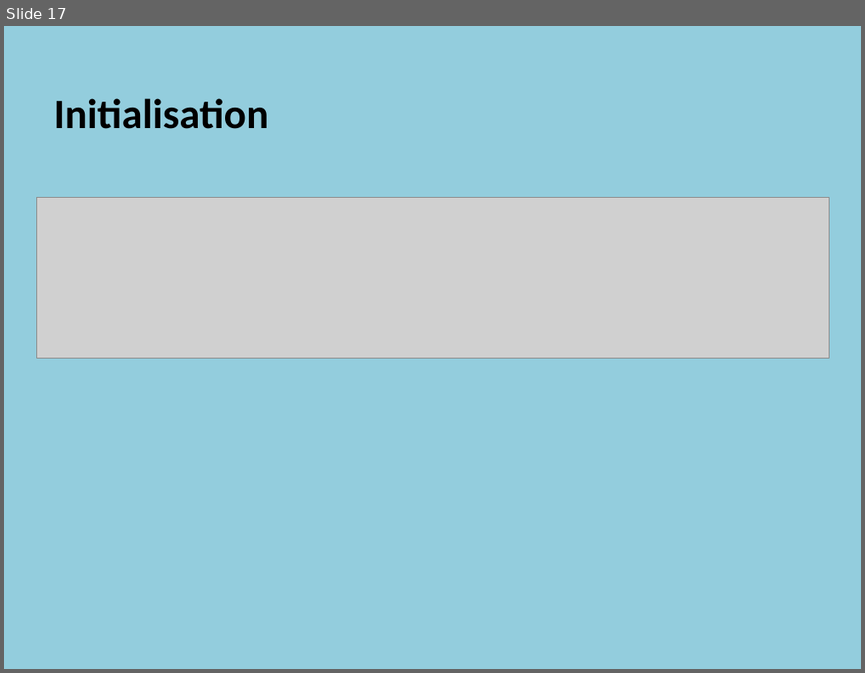
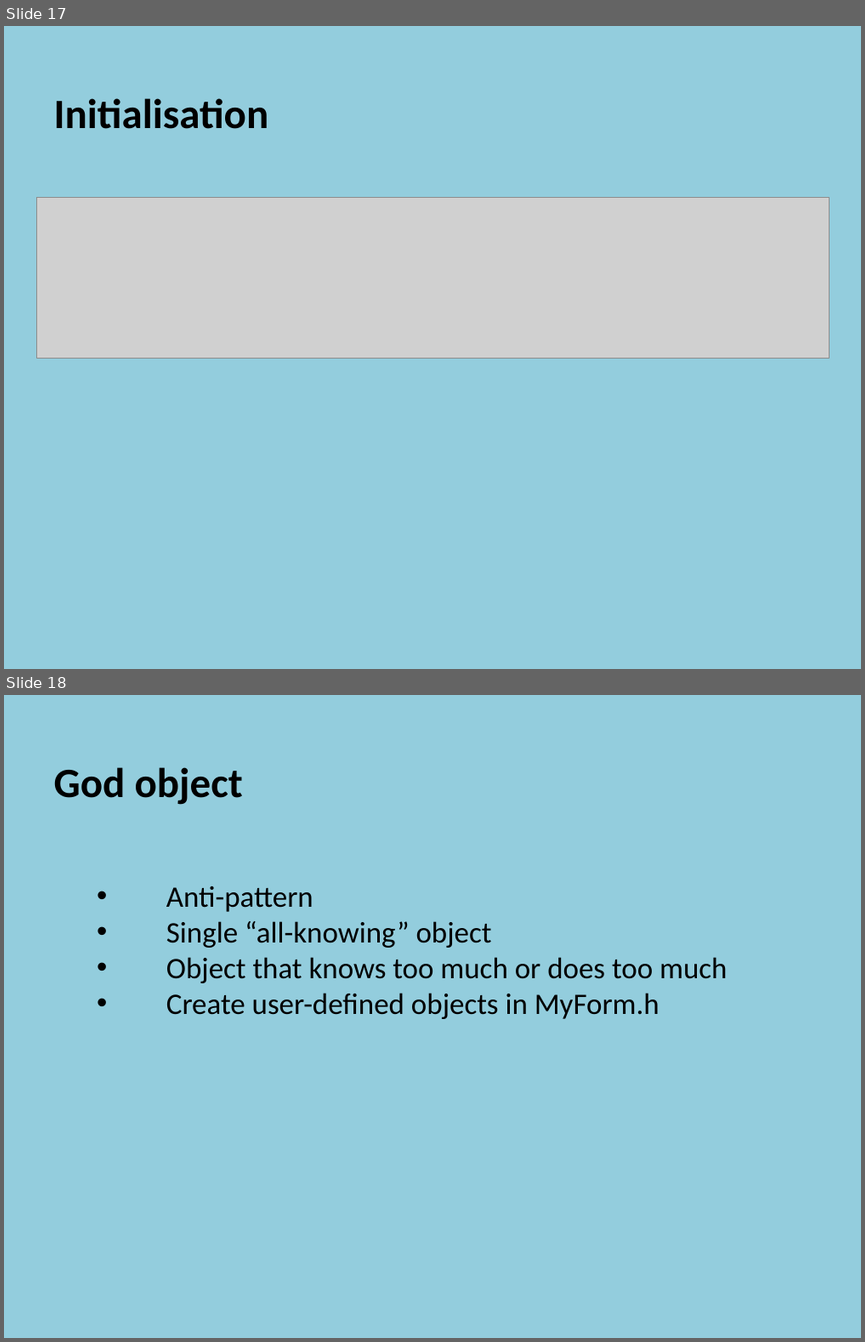
Before and after one commit to szetko/course-materials, a slide deck: Programming 4/05.1 Directional Sprites/05.1 Directional Sprites.pptx. Shown one above the other, each under a label of ours: slide 17 before the commit, slides 17 and 18 after it. The pictures are 865x673 and 865x1342 pixels, drawn with LibreOffice and Linux fonts; fonts in the diff are those of the drawing; grey boxes stand for pictures. Boxes give left, top, right and bottom in pixels: in the first picture for what was removed or moved away, otherwise in the second. Text is boxed around its words. In the diff, an @@ line names an element or a change of style, - is before the commit and + after.

Commit message:
Update 5.1

```diff
--- a/Programming 4/05.1 Directional Sprites/05.1 Directional Sprites.pptx
+++ b/Programming 4/05.1 Directional Sprites/05.1 Directional Sprites.pptx
@@ slide 18 added at bbox=[4, 695, 861, 1338], background #93CDDD @@
@@ text added at bbox=[54, 767, 726, 1019], 25 pt, text #000000 @@
+  God object
+    • Anti-pattern
+    • Single “all-knowing” object
+    • Object that knows too much or does too much
+    • Create user-defined objects in MyForm.h
```
Also in this commit, not shown: 1 slide changed.
